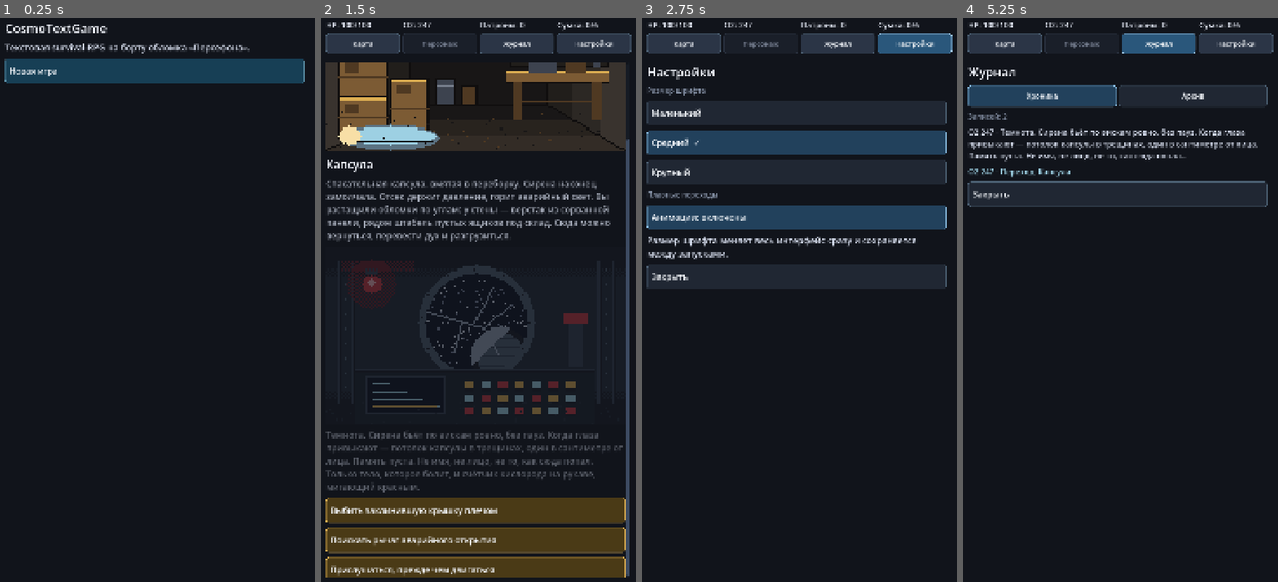
Above: before the commit, frames 1-4 (left to right).
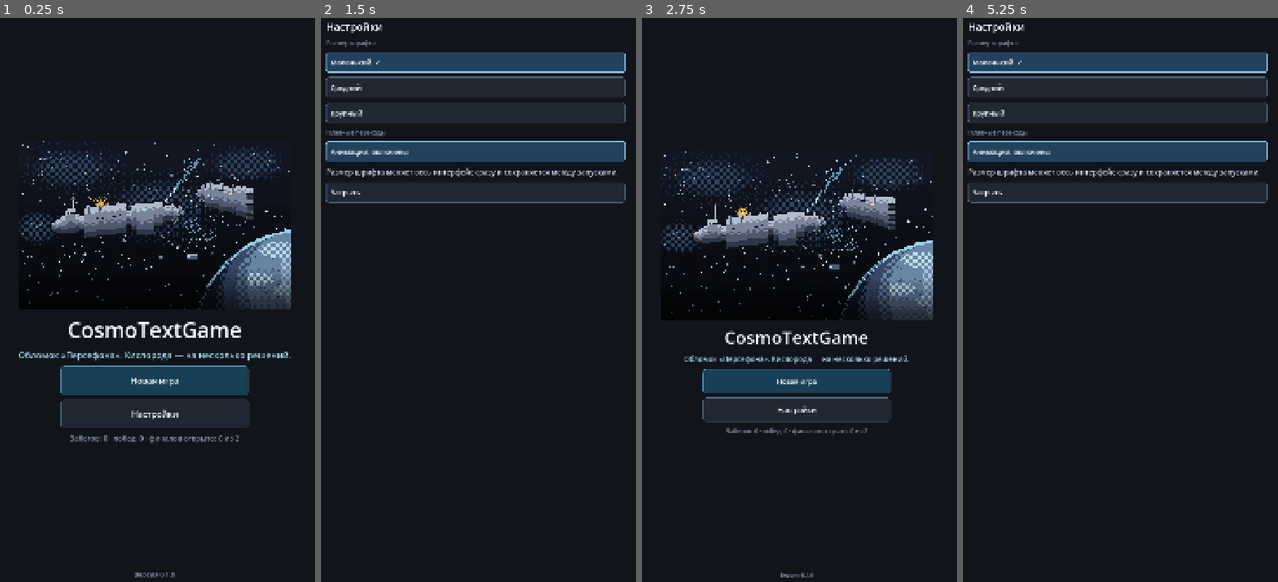
Above: after the commit, the same moments.

Repository: Frederick1122/CosmosText
Game: Godot game, scene res://scenes/Game.tscn
Same seed, same stepped clock (60 frames per second), same inputs: the game is played once before the commit and once after it.
Inputs (mouse positions are in pixels of both pictures, inside the frame that each line leads up to):
- Up to frame 1 (0.25 s): no input
- Up to frame 2 (1.5 s): click (475, 412) at 0.5 s, where only the run after the commit has a clickable "Настройки"; click (475, 68) at 1.25 s, where only the run before the commit has a clickable "Новая игра"
- Up to frame 3 (2.75 s): click "Настройки" (after the commit: "Закрыть") at 2 s
- Up to frame 4 (5.25 s): click "Настройки" at 2.75 s; click (1003, 46) at 3.5 s, where only the run before the commit has a clickable "Карта"; click (1117, 63) at 4.25 s, where only the run after the commit has a clickable "Маленький ✓"; click (1158, 46) at 5 s, where only the run before the commit has a clickable "Журнал"

The runs differ from the first frame. In frame 1, 18% of the frame differs, in the area x 1-97%, y 1-100%; in frame 2, 42%, in the area x 1-99%, y 0-100%; in frame 3, 25%; in frame 4, 14%.

Commit message:
Оживить главное меню

Diff:
--- a/scenes/Game.gd
+++ b/scenes/Game.gd
@@ -12,8 +12,11 @@
 const DRAG_THRESHOLD := 14.0
 ## Ниже этого запаса кислорода счётчик в HUD становится тревожным.
 const LOW_O2 := 60
+## Ширина столбца кнопок в главном меню (вьюпорт 1080).
+const MENU_COLUMN_WIDTH := 620.0
 
 var body: VBoxContainer
+var body_margin: MarginContainer
 var hud: VBoxContainer
 var content_scroll: ScrollContainer
 var hp_label: Label
@@ -119,7 +122,7 @@
 	root_vbox.add_child(content_scroll)
 
 	# Полоса прокрутки не должна наезжать на текст и кнопки.
-	var body_margin := MarginContainer.new()
+	body_margin = MarginContainer.new()
 	body_margin.name = "BodyMargin"
 	body_margin.size_flags_horizontal = Control.SIZE_EXPAND_FILL
 	body_margin.add_theme_constant_override("margin_right", 18)
@@ -482,6 +485,7 @@
 	_set_chrome_visible(GameState.current_screen != GameState.Screen.MAIN_MENU)
 	_update_nav_buttons()
 	var story_before := _story_shown
+	_set_body_stretch(false)
 	_clear_body()
 	if settings_open:
 		_render_settings()
@@ -617,12 +621,92 @@
 
 # --- Экраны ---------------------------------------------------------------------
 
+## Главное меню: заставка, название по центру и короткий столбец кнопок.
+## Тело экрана на этом экране растягивается на всю высоту, поэтому блок
+## держится по центру, а не липнет к верхней кромке.
 func _render_main_menu() -> void:
-	_add_title("CosmoTextGame")
-	_add_text("Текстовая survival-RPG на борту обломка «Персефона».")
-	_add_button("Новая игра", _start_new_game)
-	if FileAccess.file_exists(SaveManager.RUN_PATH):
-		_add_button("Продолжить", _continue_game, "quiet")
+	_set_body_stretch(true)
+	_add_spacer(1.0)
+
+	var art := UiKit.scene_art("title_screen", _body_width() * 0.92)
+	if art != null:
+		var art_row := CenterContainer.new()
+		art_row.size_flags_horizontal = Control.SIZE_EXPAND_FILL
+		art_row.add_child(art)
+		body.add_child(art_row)
+		_pulse(art)
+
+	var title := UiKit.text("CosmoTextGame", 58, UiKit.TITLE_COLOR)
+	title.horizontal_alignment = HORIZONTAL_ALIGNMENT_CENTER
+	body.add_child(title)
+
+	var tagline := UiKit.text("Обломок «Персефона». Кислорода — на несколько решений.", 24, UiKit.ACCENT_COLOR)
+	tagline.horizontal_alignment = HORIZONTAL_ALIGNMENT_CENTER
+	body.add_child(tagline)
+
+	var menu := _add_centered_column(MENU_COLUMN_WIDTH)
+	var has_run := FileAccess.file_exists(SaveManager.RUN_PATH)
+	if has_run:
+		menu.add_child(_menu_button("Продолжить", _continue_game, "default"))
+		menu.add_child(_menu_button("Новая игра", _start_new_game, "quiet"))
+	else:
+		menu.add_child(_menu_button("Новая игра", _start_new_game, "default"))
+	menu.add_child(_menu_button("Настройки", _toggle_settings, "quiet"))
+
+	var chronicle := "Забегов: %d · побед: %d · финалов открыто: %d из %d" % [
+		ChronicleSystem.runs_finished, ChronicleSystem.victories,
+		ChronicleSystem.endings_seen_count(), ChronicleSystem.endings_total()]
+	var stats := UiKit.text(chronicle, 20, UiKit.MUTED_COLOR)
+	stats.horizontal_alignment = HORIZONTAL_ALIGNMENT_CENTER
+	body.add_child(stats)
+
+	_add_spacer(1.0)
+	var version := UiKit.text("Версия %s" % str(ProjectSettings.get_setting("application/config/version", "0.1.0")), 18, UiKit.MUTED_COLOR)
+	version.horizontal_alignment = HORIZONTAL_ALIGNMENT_CENTER
+	body.add_child(version)
+
+
+## Столбец по центру экрана с ограниченной шириной — кнопки меню не должны
+## растягиваться на всю ширину планшета.
+func _add_centered_column(width: float) -> VBoxContainer:
+	var center := CenterContainer.new()
+	center.size_flags_horizontal = Control.SIZE_EXPAND_FILL
+	body.add_child(center)
+	var column := VBoxContainer.new()
+	column.custom_minimum_size = Vector2(minf(width, _body_width()), 0)
+	column.add_theme_constant_override("separation", 14)
+	center.add_child(column)
+	return column
+
+
+func _menu_button(text: String, callback: Callable, kind: String) -> Button:
+	var btn := UiKit.button(text, kind, BUTTON_HEIGHT + 12)
+	btn.alignment = HORIZONTAL_ALIGNMENT_CENTER
+	btn.pressed.connect(callback)
+	return btn
+
+
+func _add_spacer(stretch: float) -> void:
+	var spacer := Control.new()
+	spacer.size_flags_vertical = Control.SIZE_EXPAND_FILL
+	spacer.size_flags_stretch_ratio = stretch
+	body.add_child(spacer)
+
+
+## На экранах-лентах тело растёт вниз, в меню — занимает всю высоту.
+func _set_body_stretch(stretch: bool) -> void:
+	var flags := Control.SIZE_EXPAND_FILL if stretch else Control.SIZE_SHRINK_BEGIN
+	body.size_flags_vertical = flags
+	body_margin.size_flags_vertical = flags
+
+
+## Медленное «дыхание» заставки: экран не выглядит статичной картинкой.
+func _pulse(node: CanvasItem) -> void:
+	if not SettingsSystem.animations:
+		return
+	var tween := node.create_tween().set_loops()
+	tween.tween_property(node, "modulate", Color(1.08, 1.08, 1.08, 1.0), 2.2).set_trans(Tween.TRANS_SINE)
+	tween.tween_property(node, "modulate", Color(0.9, 0.9, 0.95, 1.0), 2.2).set_trans(Tween.TRANS_SINE)
 
 
 func _start_new_game() -> void:
--- a/scenes/ui/UiKit.gd
+++ b/scenes/ui/UiKit.gd
@@ -132,7 +132,7 @@
 	rect.texture_filter = CanvasItem.TEXTURE_FILTER_NEAREST
 	rect.expand_mode = TextureRect.EXPAND_IGNORE_SIZE
 	rect.stretch_mode = TextureRect.STRETCH_SCALE
-	rect.custom_minimum_size = Vector2(0, roundf(available_width * size.y / size.x))
+	rect.custom_minimum_size = Vector2(roundf(available_width), roundf(available_width * size.y / size.x))
 	rect.size_flags_horizontal = Control.SIZE_EXPAND_FILL
 	return rect
 
Binary file added: assets/art/scenes/title_screen.png
Not shown, added: assets/art/scenes/title_screen.png.import
Not shown, changed: docs/ARCHITECTURE.md
Not shown, changed: docs/DEVELOPMENT.md
Not shown, changed: tools/make_pixel_art.py
